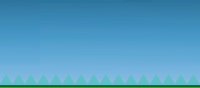
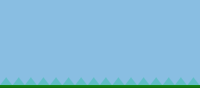
Layer changes from the first 200 × 88 image to the second:
hid "Layer 7", opacity 30% → 100% over (x1=0, y1=87, x2=200, y2=88)
painted on "Layer 6" over (x1=0, y1=85, x2=200, y2=88)
painted on "Layer 3" over (x1=0, y1=74, x2=200, y2=86)
painted on "Layer 2" over (x1=0, y1=0, x2=200, y2=88)
hid "Background" over (x1=0, y1=0, x2=200, y2=88)
